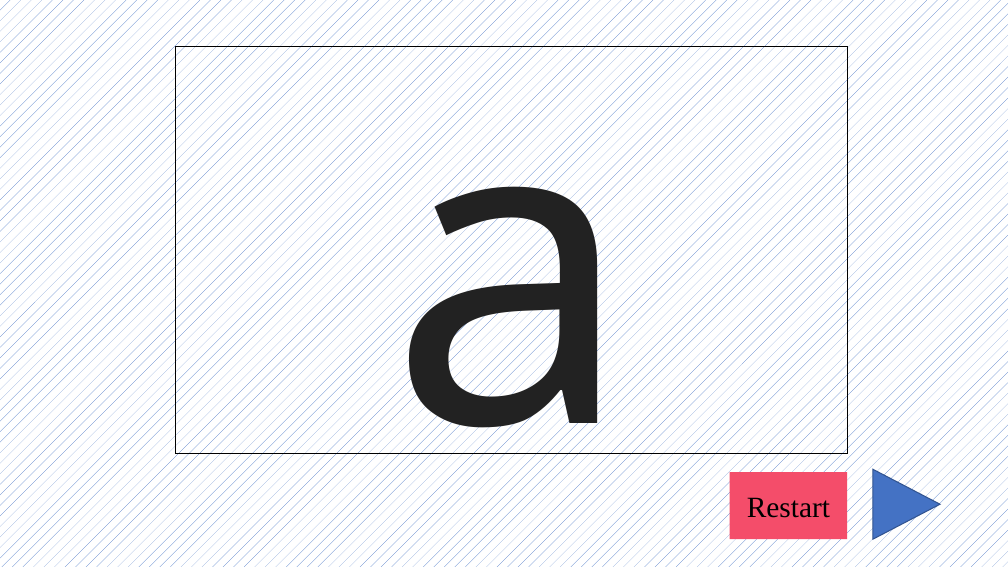
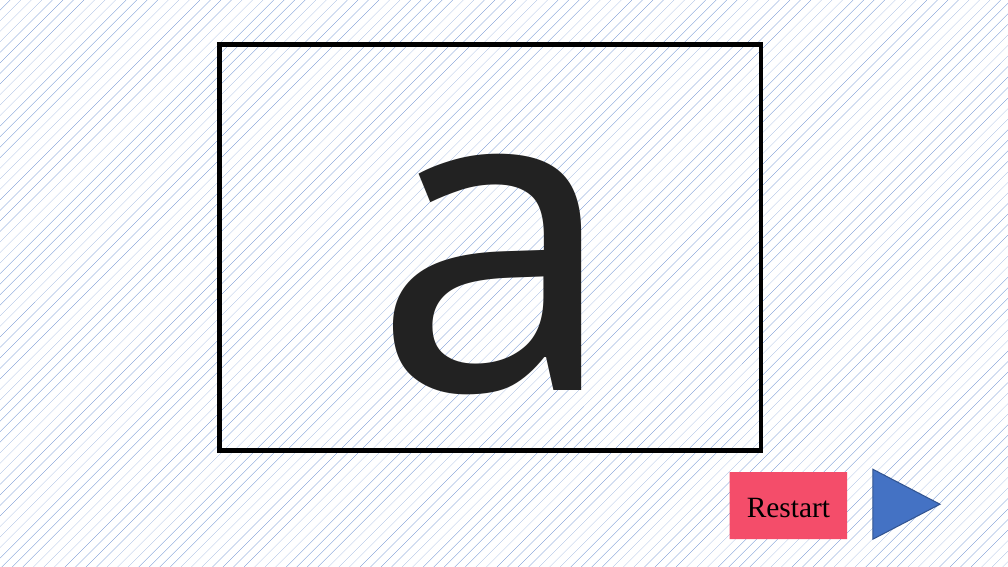
Before and after one commit to rlingineni/airppt, a slide deck: slide 2 of TeluguApp.pptx. Drawn at 1008x567 pixels with LibreOffice and Linux fonts; fonts in the diff are those of the drawing. Boxes give left, top, right and bottom in pixels: in the first picture for what was removed or moved away, otherwise in the second. Text is boxed around its words. In the diff, an @@ line names an element or a change of style, - is before the commit and + after.

```diff
--- a/TeluguApp.pptx
+++ b/TeluguApp.pptx
@@ text "a": place and size @@
-text "a" at [176,47,848,454]
+text "a" at [373,0,616,499]
@@ text "a" at [373,0,616,499]: outline #000000 1 pt to none @@
@@ rectangle added at [219,45,761,451], outline #000000 4.5 pt @@
```
Also in this commit, not shown: 14 other files.
